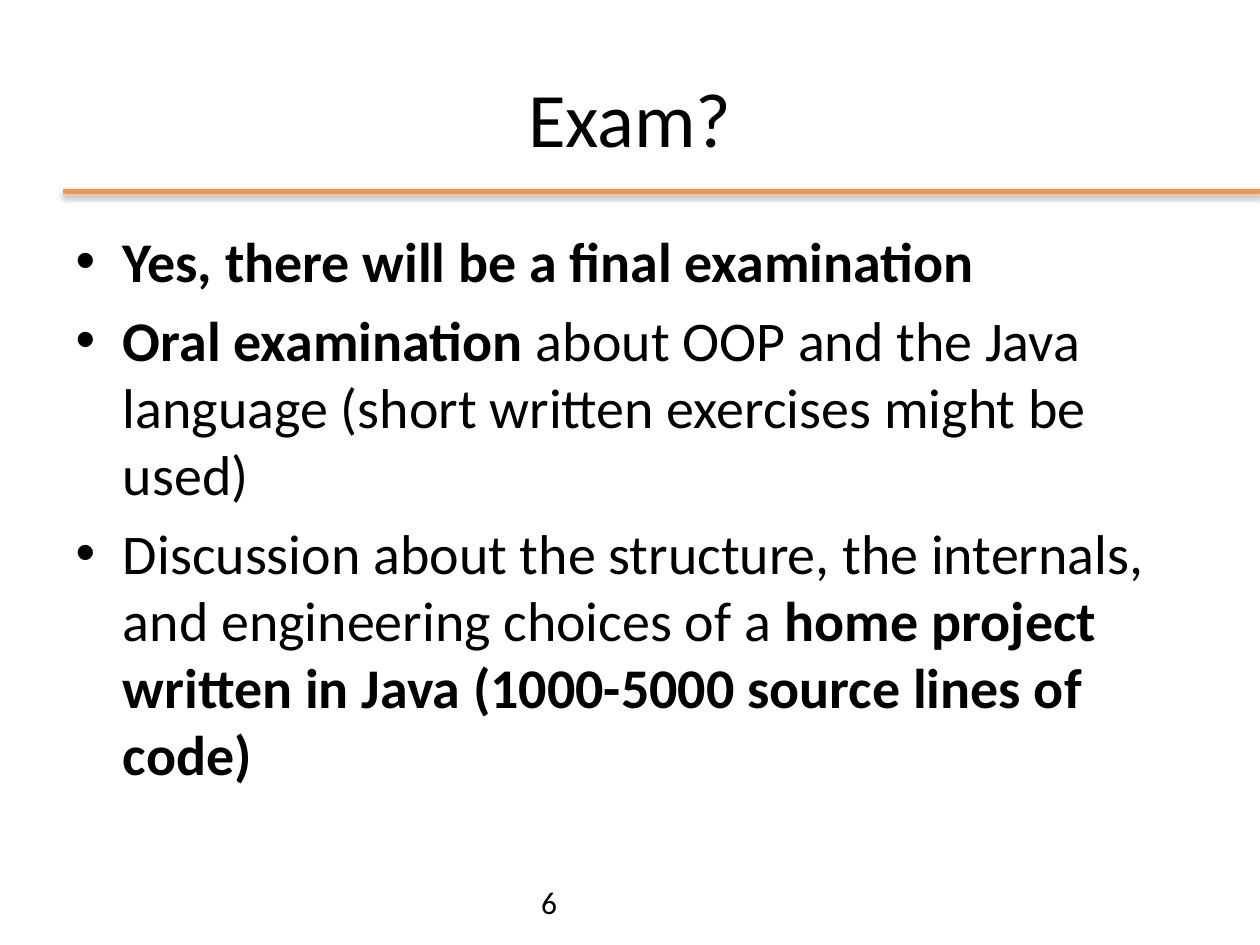
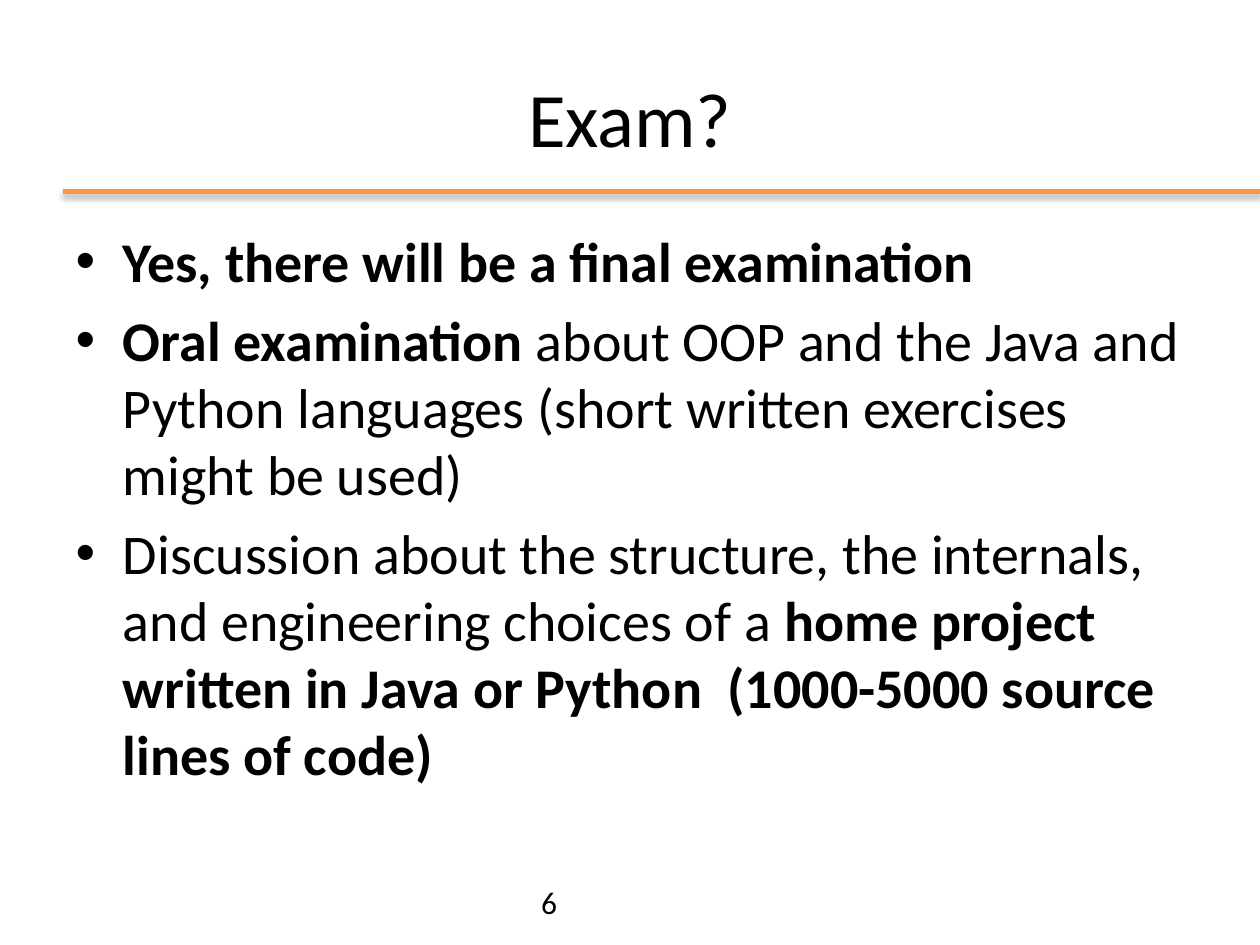
Before and after one commit to nbicocchi/ooprogramming, a slide deck: slide 6 of java/slides/ppt/00 - Introduction.pptx. Drawn at 1260x945 pixels with LibreOffice and Linux fonts; fonts in the diff are those of the drawing; background and template pictures are left out. Boxes give left, top, right and bottom in pixels: in the first picture for what was removed or moved away, otherwise in the second. Text is boxed around its words. In the diff, an @@ line names an element or a change of style, - is before the commit and + after.

```diff
--- a/java/slides/ppt/00 - Introduction.pptx
+++ b/java/slides/ppt/00 - Introduction.pptx
@@ text at (123, 321, 1179, 784): text changed @@
-• Oral examination about OOP and the Java language (short written exercises might be used)
-• Discussion about the structure, the internals, and engineering choices of a home project written in Java (1000-5000 source lines of code)
+• Oral examination about OOP and the Java and Python languages (short written exercises might be used)
+• Discussion about the structure, the internals, and engineering choices of a home project written in Java or Python (1000-5000 source lines of code)
```
Also in this commit, not shown: 3 other slides changed, 8 other files.
